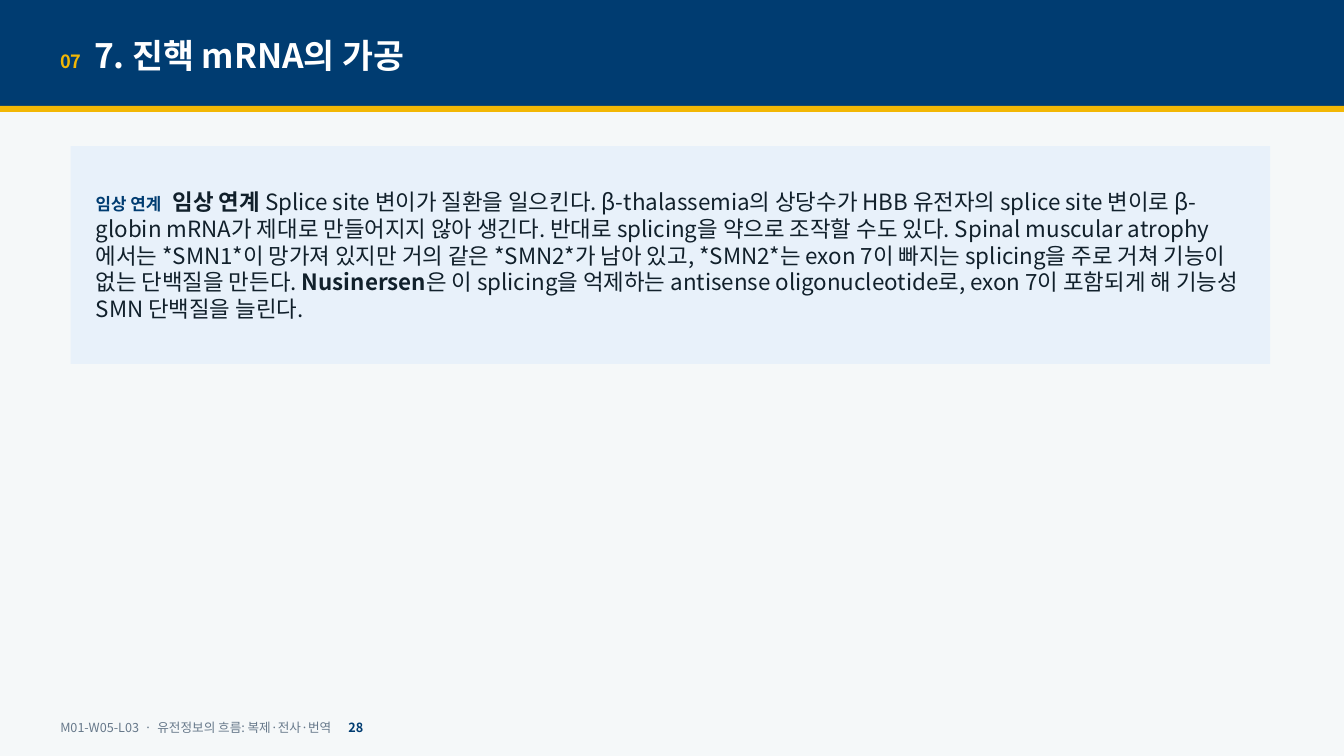
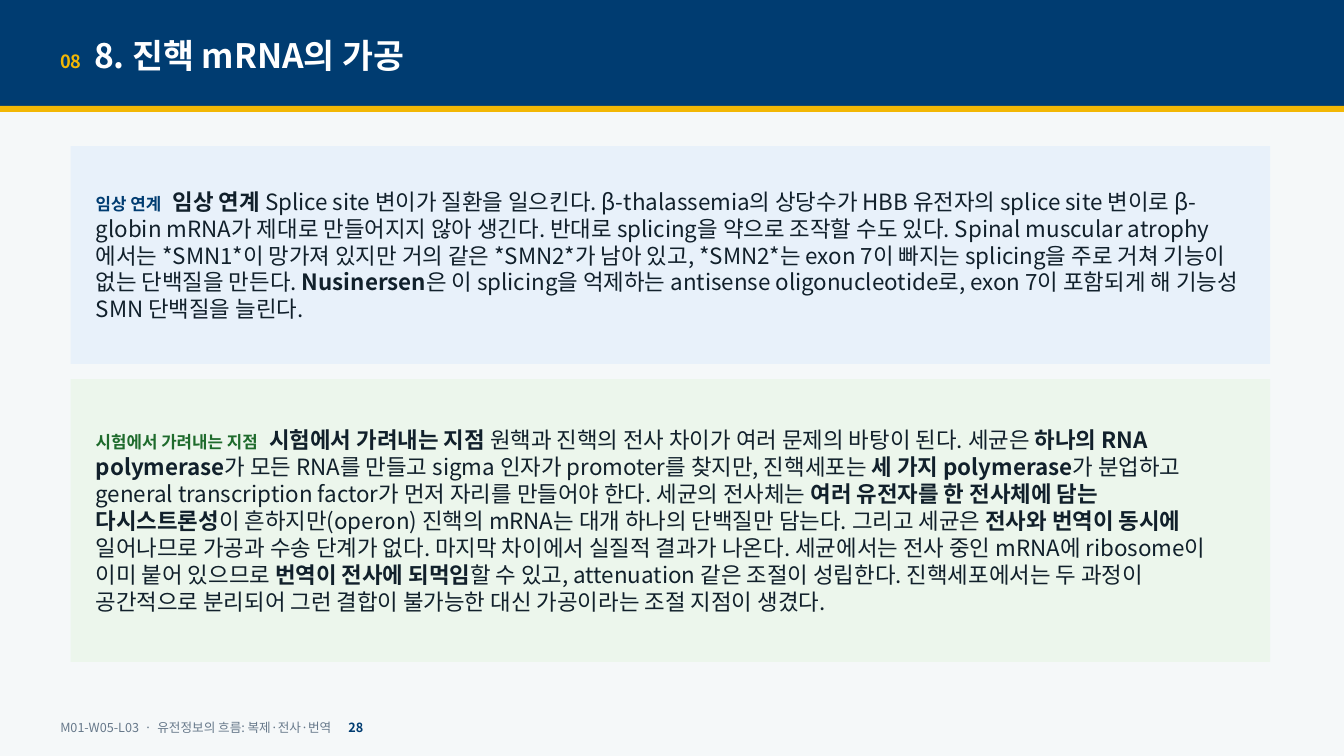
Before and after one commit to hoperiasd2/hoperiasd2.github.io, a slide deck: slide 28 of curriculum/M01/W05/L03/slides.pptx. Drawn at 1344x756 pixels with LibreOffice and Linux fonts; fonts in the diff are those of the drawing. Boxes give left, top, right and bottom in pixels: in the first picture for what was removed or moved away, otherwise in the second. Text is boxed around its words. In the diff, an @@ line names an element or a change of style, - is before the commit and + after.

```diff
--- a/curriculum/M01/W05/L03/slides.pptx
+++ b/curriculum/M01/W05/L03/slides.pptx
@@ text at (60,39,404,71): text changed @@
-07 7. 진핵 mRNA의 가공
+08 8. 진핵 mRNA의 가공
@@ rectangle added at (71,379,1270,662), fill #ECF6EC, 16 pt, text #11202B @@
+시험에서 가려내는 지점 시험에서 가려내는 지점 원핵과 진핵의 전사 차이가 여러 문제의 바탕이 된다. 세균은 하나의 RNA polymerase가 모든 RNA를 만들고 sigma 인자가 promoter를 찾지만, 진핵세포는 세 가지 polymerase가 분업하고 general transcription factor가 먼저 자리를 만들어야 한다. 세균의 전사체는 여러 유전자를 한 전사체에 담는 다시스트론성이 흔하지만(operon) 진핵의 mRNA는 대개 하나의 단백질만 담는다. 그리고 세균은 전사와 번역이 동시에 일어나므로 가공과 수송 단계가 없다. 마지막 차이에서 실질적 결과가 나온다. 세균에서는 전사 중인 mRNA에 ribosome이 이미 붙어 있으므로 번역이 전사에 되먹임할 수 있고, attenuation 같은 조절이 성립한다. 진핵세포에서는 두 과정이 공간적으로 분리되어 그런 결합이 불가능한 대신 가공이라는 조절 지점이 생겼다.
```
Also in this commit, not shown: 22 other slides changed, 16 slides removed, 6 other files.
